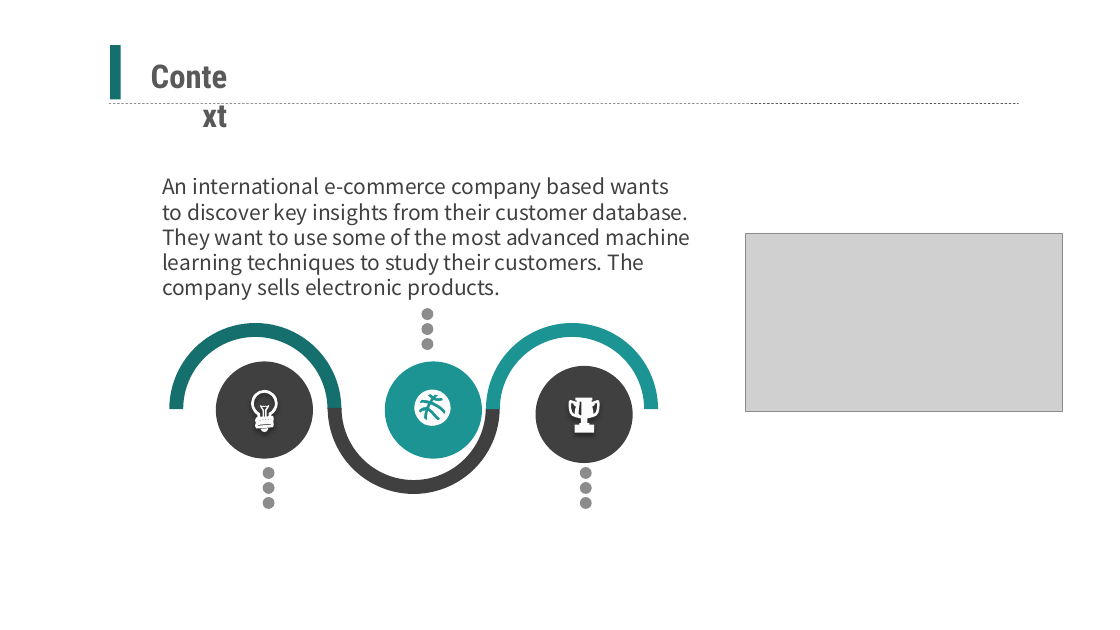
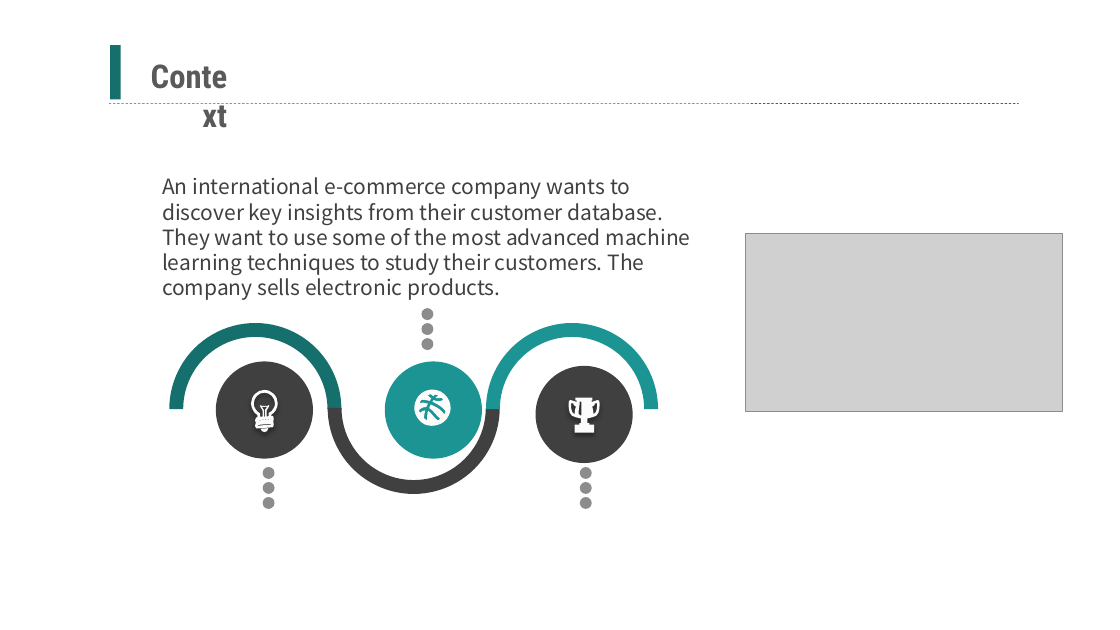
Before and after one commit to ChengQiukai/Team4_final_project, a slide deck: slide 3 of team-4.pptx. Drawn at 1120x630 pixels with LibreOffice and Linux fonts; fonts in the diff are those of the drawing; grey boxes stand for pictures. Boxes give left, top, right and bottom in pixels: in the first picture for what was removed or moved away, otherwise in the second. Text is boxed around its words. In the diff, an @@ line names an element or a change of style, - is before the commit and + after.

```diff
--- a/team-4.pptx
+++ b/team-4.pptx
@@ text at box(162, 177, 691, 300): text changed @@
-An international e-commerce company based wants to discover key insights from their customer database. They want to use some of the most advanced machine learning techniques to study their customers. The company sells electronic products.
+An international e-commerce company wants to discover key insights from their customer database. They want to use some of the most advanced machine learning techniques to study their customers. The company sells electronic products.
```
Also in this commit, not shown: 2 other slides changed.
